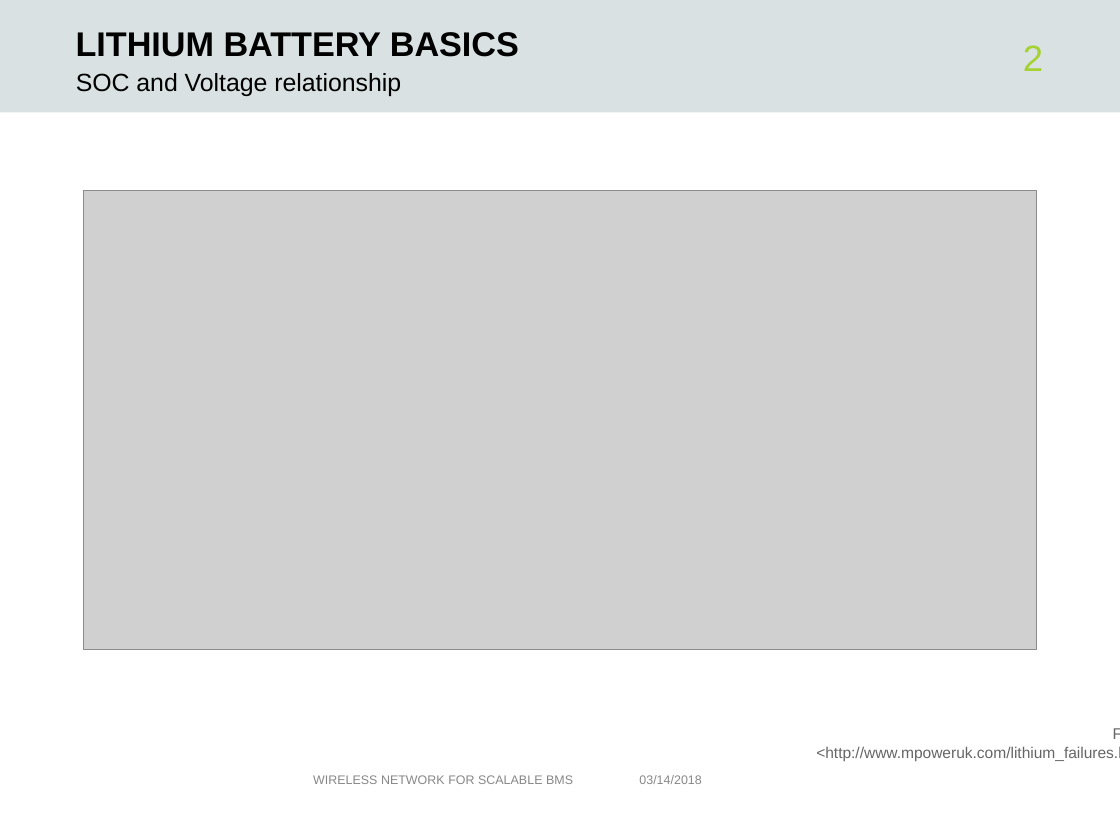
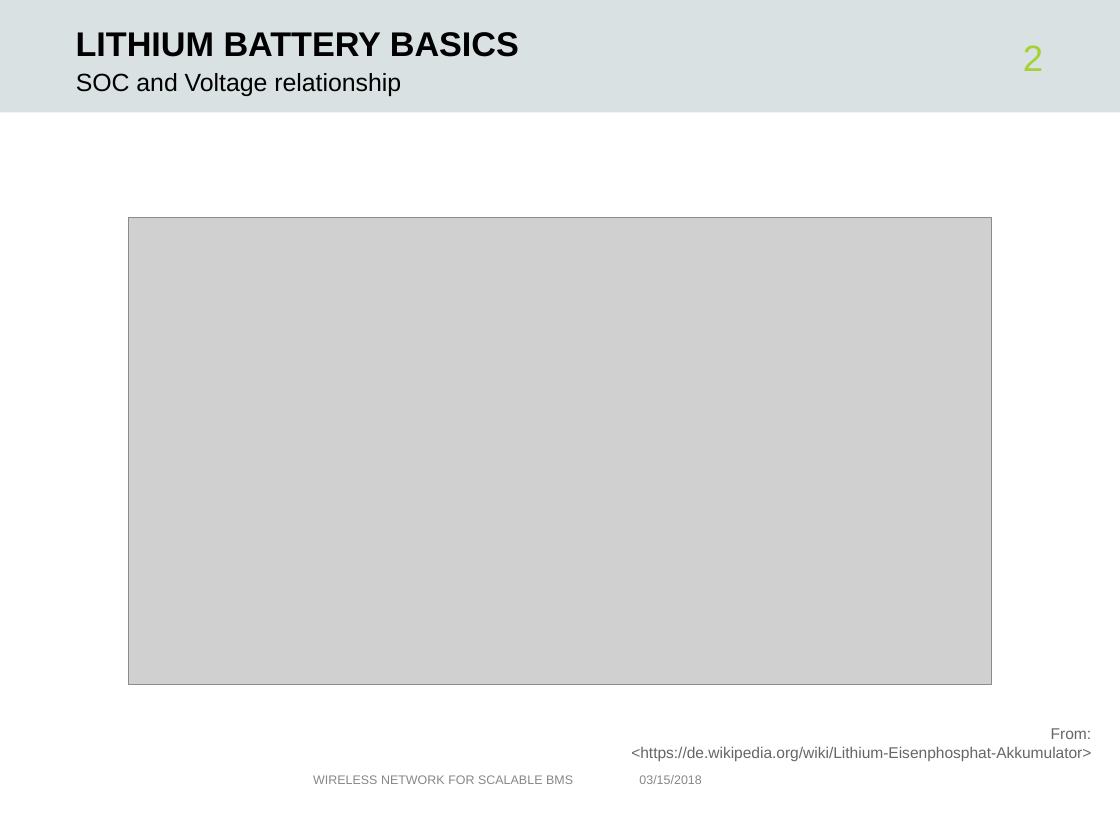
Before and after one commit to tedour/bms_inout2018, a slide deck: slide 2 of 180314_IntroBMS.odp. Drawn at 1120x840 pixels with LibreOffice and Linux fonts; fonts in the diff are those of the drawing; grey boxes stand for pictures; background and template pictures are left out. Boxes give left, top, right and bottom in pixels: in the first picture for what was removed or moved away, otherwise in the second. Text is boxed around its words. In the diff, an @@ line names an element or a change of style, - is before the commit and + after.

Commit message:
Updated images in slides

```diff
--- a/180314_IntroBMS.odp
+++ b/180314_IntroBMS.odp
@@ picture resized from (x1=84, y1=190, x2=1036, y2=648) to (x1=129, y1=217, x2=991, y2=684) @@
@@ text added at (x1=631, y1=728, x2=1091, y2=761), 10 pt, text #666666 @@
+From:
+<https://de.wikipedia.org/wiki/Lithium-Eisenphosphat-Akkumulator>
@@ text removed at (x1=816, y1=746, x2=1120, y2=761) @@
-From:
-<http://www.mpoweruk.com/lithium_failures.htm>
@@ text at (x1=639, y1=775, x2=701, y2=784): text changed @@
-03/14/2018
+03/15/2018
```
Also in this commit, not shown: 5 other slides changed, 1 other file.
